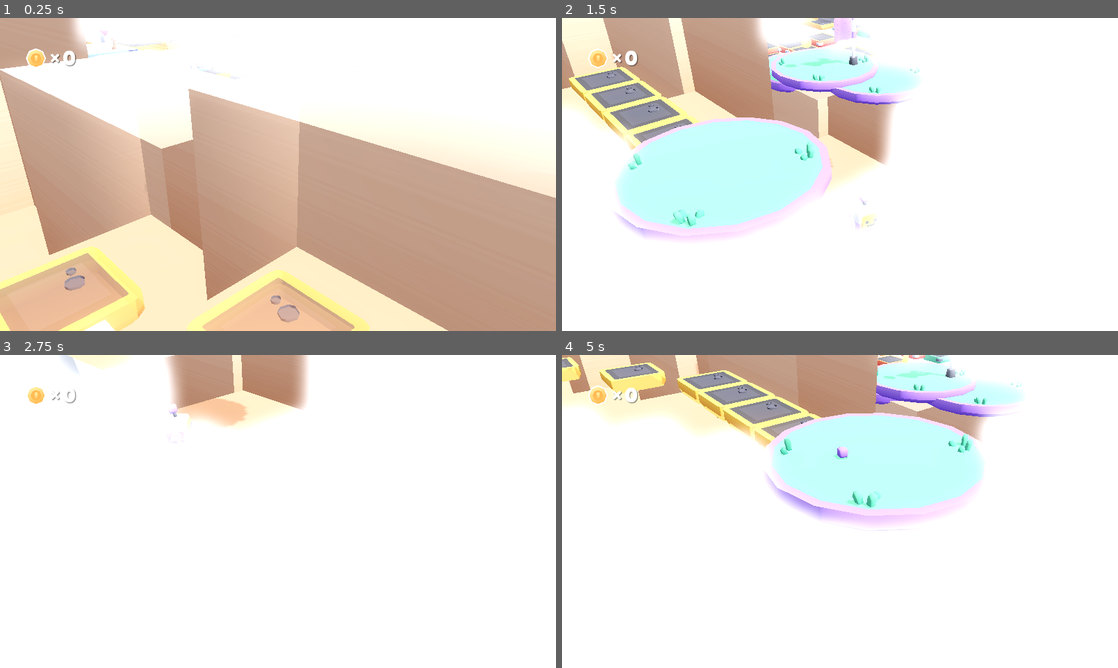
Above: before the commit, frames 1-4 (two rows, left to right).
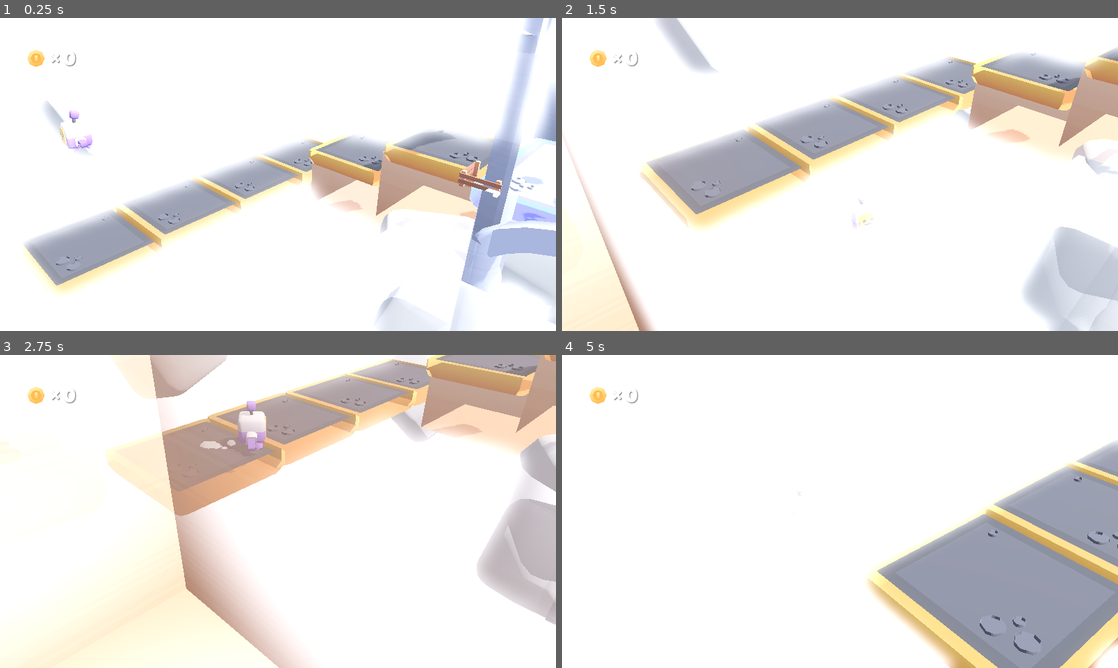
Above: after the commit, the same moments.

Repository: ziOOOtis/LevelDesignPlatformerKit
Game: Godot game, scene res://scenes/Block.tscn
The game is run twice, just before and just after one commit, with the same random seed, the same clock (stepped at 60 frames per second) and the same inputs. Before the commit the project has no main scene; this scene is started directly in both runs.
Inputs:
- Up to frame 1 (0.25 s): no input
- Up to frame 2 (1.5 s): hold D (move_right) 0.53-1.28 s; tap Down (camera_down) at 0.6 s; tap Space (jump) at 0.77 s; hold S (move_back) from 1.28 s (still down); tap Left (camera_left) at 1.35 s
- Up to frame 3 (2.75 s): tap Space (jump) at 1.52 s; release S (move_back) at 2.03 s; hold D (move_right) from 2.03 s (still down); tap Right (camera_right) at 2.1 s
- Up to frame 4 (5 s): release D (move_right) at 2.78 s; hold W (move_forward) 2.78-3.53 s; tap Up (camera_up) at 2.85 s; tap Space (jump) at 3.02, 3.77, 4.52 s; hold A (move_left) from 3.53 s (still down); tap Down (camera_down) at 3.6 s; tap Left (camera_left) at 4.35 s

The runs differ from the first frame. In frame 1, 68% of the frame differs, in the area x 0-100%, y 0-100%; in frame 2, 49%; in frame 3, 40%; in frame 4, 48%.

Commit message:
Fog back

Diff:
--- /dev/null
+++ b/objects/block_way.tscn
@@ -0,0 +1,15 @@
+[gd_scene load_steps=3 format=3 uid="uid://8oy6pvg8fq8g"]
+
+[sub_resource type="BoxMesh" id="BoxMesh_u4th0"]
+
+[sub_resource type="StandardMaterial3D" id="StandardMaterial3D_ra8pj"]
+albedo_color = Color(0.593244, 0.626498, 0.699009, 1)
+distance_fade_mode = 1
+distance_fade_min_distance = 1.5
+distance_fade_max_distance = 12.0
+
+[node name="Block way" type="Node3D"]
+
+[node name="MeshInstance3D" type="MeshInstance3D" parent="."]
+mesh = SubResource("BoxMesh_u4th0")
+surface_material_override/0 = SubResource("StandardMaterial3D_ra8pj")
--- a/objects/fog.tscn
+++ b/objects/fog.tscn
@@ -1,5 +1,6 @@
-[gd_scene load_steps=6 format=4 uid="uid://gv0n8ly1nkv2"]
+[gd_scene load_steps=7 format=4 uid="uid://gv0n8ly1nkv2"]
 
+[ext_resource type="Script" path="res://objects/cloud.gd" id="1_7jyle"]
 [ext_resource type="Texture2D" uid="uid://0odt7cvj574e" path="res://models/core_models/Textures/colormap.png" id="1_niw8w"]
 
 [sub_resource type="StandardMaterial3D" id="StandardMaterial3D_irp2o"]
@@ -42,10 +43,13 @@
 shadow_mesh = SubResource("ArrayMesh_31bk6")
 
 [sub_resource type="StandardMaterial3D" id="StandardMaterial3D_ca160"]
+albedo_color = Color(0.8, 0.8, 0.8, 0.988235)
 distance_fade_mode = 1
-distance_fade_min_distance = 3.0
+distance_fade_min_distance = 3.5
+distance_fade_max_distance = 15.0
 
-[node name="Node3D" type="Node3D"]
+[node name="Fogs" type="Node3D"]
+script = ExtResource("1_7jyle")
 
 [node name="MeshInstance3D" type="MeshInstance3D" parent="."]
 mesh = SubResource("ArrayMesh_8wy8c")
--- a/objects/platform_medium.tscn
+++ b/objects/platform_medium.tscn
@@ -11,7 +11,7 @@
 cull_mode = 2
 albedo_texture = ExtResource("2_1cg04")
 distance_fade_mode = 1
-distance_fade_max_distance = 15.0
+distance_fade_max_distance = 5.0
 
 [node name="platform-medium" instance=ExtResource("1_ihbp6")]
 
--- a/objects/wall.tscn
+++ b/objects/wall.tscn
@@ -10,7 +10,7 @@
 uv1_offset = Vector3(0.5, 0, 0)
 texture_filter = 2
 distance_fade_mode = 1
-distance_fade_min_distance = 1.0
+distance_fade_max_distance = 5.0
 
 [sub_resource type="BoxShape3D" id="BoxShape3D_eauqk"]
 size = Vector3(0.25, 1, 1)
--- a/project.godot
+++ b/project.godot
@@ -12,7 +12,7 @@
 
 config/name="Level Design Starter Kit 3D Platformer"
 config/tags=PackedStringArray("futuregames")
-run/main_scene="res://scenes/sample.tscn"
+run/main_scene="res://scenes/Block.tscn"
 config/features=PackedStringArray("4.3", "Forward Plus")
 boot_splash/bg_color=Color(0.92549, 0.92549, 0.960784, 1)
 boot_splash/image="res://splash-screen.png"
--- a/scenes/Block.tscn
+++ b/scenes/Block.tscn
@@ -34,6 +34,7 @@
 [ext_resource type="PackedScene" uid="uid://ct3jqgtvmr86q" path="res://models/props/block-grass-large.glb" id="35_d1ckt"]
 [ext_resource type="PackedScene" uid="uid://cyvet7kb6y80r" path="res://objects/checkpoint.tscn" id="35_ue1im"]
 [ext_resource type="PackedScene" uid="uid://gv0n8ly1nkv2" path="res://objects/fog.tscn" id="35_wue15"]
+[ext_resource type="PackedScene" uid="uid://8oy6pvg8fq8g" path="res://objects/block_way.tscn" id="36_t2am1"]
 [ext_resource type="PackedScene" uid="uid://b56gvebgs3gqc" path="res://models/props/block-grass-large-slope.glb" id="37_jwj1d"]
 
 [sub_resource type="CameraAttributesPractical" id="CameraAttributesPractical_u8ojw"]
@@ -90,7 +91,7 @@
 camera_attributes = SubResource("CameraAttributesPractical_u8ojw")
 
 [node name="Player" parent="." node_paths=PackedStringArray("view") instance=ExtResource("2_2ho54")]
-transform = Transform3D(-0.436802, 0, -0.899558, 0, 1, 0, 0.899558, 0, -0.436802, 34.0745, 1.86931, 7.6997)
+transform = Transform3D(-0.436802, 0, -0.899558, 0, 1, 0, 0.899558, 0, -0.436802, -12.4856, 1.86931, 7.83892)
 view = NodePath("../View")
 
 [node name="View" type="Node3D" parent="." node_paths=PackedStringArray("target") groups=["View"]]
@@ -274,6 +275,12 @@
 
 [node name="wall5" parent="World/block" instance=ExtResource("13_jbhys")]
 transform = Transform3D(70.9716, 0, 0, 0, 4.30066, 0, 0, 0, 1.98151, -0.758368, -0.572573, 12.3641)
+
+[node name="wall9" parent="World/block" instance=ExtResource("13_jbhys")]
+transform = Transform3D(14.7924, 0, 0, 0, 2.2372, 0, 0, 0, 3.1445, -6.45856, -1.92947, -0.886543)
+
+[node name="wall10" parent="World/block" instance=ExtResource("13_jbhys")]
+transform = Transform3D(14.7924, 0, 0, 0, 1.83919, 0, 0, 0, 3.1445, -9.22306, -2.56593, -0.886543)
 
 [node name="wall2" parent="World/block" instance=ExtResource("13_jbhys")]
 transform = Transform3D(38.0313, 0, 0, 0, 8.05806, 0, 0, 0, 3.45167, 15.6312, -2.70148, 9.55379)
@@ -492,7 +499,7 @@
 transform = Transform3D(3.03109, 0, -1.75, 0, 3.5, 0, 1.75, 0, 3.03109, 4.51038, -4.50012, 0.646848)
 
 [node name="Arch2" parent="." instance=ExtResource("32_e0s5y")]
-transform = Transform3D(3.03109, 0, 1.75, 0, 3.5, 0, -1.75, 0, 3.03109, 3.91523, -4.93359, 0.646848)
+transform = Transform3D(3.03109, 0, 1.75, 0, 3.5, 0, -1.75, 0, 3.03109, 4.04555, -4.93359, 0.516529)
 
 [node name="Arch3" parent="." instance=ExtResource("32_e0s5y")]
 transform = Transform3D(3.03109, 0, -1.75, 0, 3.5, 0, 1.75, 0, 3.03109, -0.210932, -5.36961, 0.646848)
@@ -520,7 +527,7 @@
 transform = Transform3D(1, 0, 0, 0, 1, 0, 0, 0, 1, 12.5362, -3.35532, -0.950808)
 
 [node name="checkpoint2" parent="." instance=ExtResource("35_ue1im")]
-transform = Transform3D(1, 0, 0, 0, 1, 0, 0, 0, 1, 4.52552, 0.483727, -22.2521)
+transform = Transform3D(1, 0, 0, 0, 1, 0, 0, 0, 1, 4.52552, 1.0285, -22.2521)
 
 [node name="platform-grass-large-round4" parent="." instance=ExtResource("16_kuc13")]
 transform = Transform3D(1, 0, 0, 0, 1, 0, 0, 0, 1, 34.0823, 0.496198, 8)
@@ -625,6 +632,9 @@
 [node name="coin3" parent="." instance=ExtResource("17_llxed")]
 transform = Transform3D(1, 0, 0, 0, 1, 0, 0, 0, 1, -2.43545, 2.04568, -0.661574)
 
+[node name="coin6" parent="." instance=ExtResource("17_llxed")]
+transform = Transform3D(1, 0, 0, 0, 1, 0, 0, 0, 1, -2.43545, 0.915464, -8.32763)
+
 [node name="coin4" parent="." instance=ExtResource("17_llxed")]
 transform = Transform3D(1, 0, 0, 0, 1, 0, 0, 0, 1, 8.04566, 0.39645, 22.3856)
 
@@ -634,17 +644,47 @@
 [node name="checkpoint4" parent="." instance=ExtResource("35_ue1im")]
 transform = Transform3D(1, 0, 0, 0, 1, 0, 0, 0, 1, 8.10282, 0.846943, 21.5221)
 
-[node name="Node3D" parent="." instance=ExtResource("35_wue15")]
-transform = Transform3D(5.60823, -1.55296, 0.547858, 1.64676, 5.28876, -1.86579, 0, 1.94456, 5.51205, 3.57243, -6.75323, 1.93175)
-
-[node name="Node3D3" parent="." instance=ExtResource("35_wue15")]
-transform = Transform3D(5.63673, 1.54637, 0, -1.53432, 5.59279, -0.728423, -0.192714, 0.702468, 5.79943, 7.00703, -7.89899, -2.07528)
-
-[node name="Node3D2" parent="." instance=ExtResource("35_wue15")]
-transform = Transform3D(5.845, 0, 0, 0, 5.845, 0, 0, 0, 5.845, 3, -5.22393, -1.78906)
-
-[node name="Node3D4" parent="." instance=ExtResource("35_wue15")]
-transform = Transform3D(5.845, 0, 0, 0, 5.845, 0, 0, 0, 5.845, -2.26774, -5.62539, -0.0331459)
+[node name="Fogs" type="Node3D" parent="."]
+
+[node name="Node3D" parent="Fogs" instance=ExtResource("35_wue15")]
+transform = Transform3D(5.60823, -1.55296, 0.547858, 1.64676, 5.28876, -1.86579, 0, 1.94456, 5.51205, 24.9304, -6.75323, 12.5891)
+
+[node name="Node3D6" parent="Fogs" instance=ExtResource("35_wue15")]
+transform = Transform3D(2.87847, -0.797068, 0.281193, 0.845214, 2.71451, -0.957634, 0, 0.998064, 2.82911, -17.7157, -1.30451, 4.63307)
+
+[node name="Node3D7" parent="Fogs" instance=ExtResource("35_wue15")]
+transform = Transform3D(0.0166695, -1.33263, 2.68772, 1.94678, -2.04016, -1.02362, 2.28249, 1.74982, 0.853441, -12.8261, -2.32611, -5.17221)
+
+[node name="Node3D8" parent="Fogs" instance=ExtResource("35_wue15")]
+transform = Transform3D(0.0227679, -2.56834, 1.5502, 2.99991, 0.0219252, -0.00773478, -0.00470757, 1.55021, 2.56843, -4.2766, -2.77459, 0.646411)
+
+[node name="Node3D9" parent="Fogs" instance=ExtResource("35_wue15")]
+transform = Transform3D(0.0177827, -2.80677, -1.05912, 2.24551, -0.689882, 1.86594, -1.98931, -0.803819, 2.09679, -4.53154, -6.75323, 0.635116)
+
+[node name="Node3D3" parent="Fogs" instance=ExtResource("35_wue15")]
+transform = Transform3D(2.8931, 0.793692, -1.15138e-07, -0.294237, 1.07253, 2.78623, 0.737137, -2.68696, 1.11216, 18.6064, -6.33066, -1.68537)
+
+[node name="Node3D10" parent="Fogs" instance=ExtResource("35_wue15")]
+transform = Transform3D(2.8931, 0.793692, -1.15138e-07, -0.294237, 1.07253, 2.78623, 0.737137, -2.68696, 1.11216, 7.42974, -6.33066, -9.23604)
+
+[node name="Node3D2" parent="Fogs" instance=ExtResource("35_wue15")]
+transform = Transform3D(4.52891, -3.695, 0, 3.695, 4.52891, 0, 0, 0, 5.845, 2.33065, -8.03112, -4.22018)
+
+[node name="Node3D5" parent="Fogs" instance=ExtResource("35_wue15")]
+transform = Transform3D(3.44304, 1.36979, -4.52031, 1.4599, 5.01128, 2.63055, 4.49202, -2.67858, 2.6098, -6.74012, -8.03112, -8.1228)
+
+[node name="Node3D4" parent="Fogs" instance=ExtResource("35_wue15")]
+transform = Transform3D(5.845, 0, 0, 0, 5.37419, -2.29828, 0, 2.29828, 5.37419, -2.26774, -6.61169, 4.28163)
+
+[node name="Block way" parent="." instance=ExtResource("36_t2am1")]
+transform = Transform3D(10.8339, 0, 0, 0, 6.21748, 0, 0, 0, 1.24502, 4.71415, -3.96315, -0.107887)
+
+[node name="Block way3" parent="." instance=ExtResource("36_t2am1")]
+transform = Transform3D(15.309, 0, 0, 0, 3.70088, 0, 0, 0, 3.67374, 7.68116, -3.46803, 2.88102)
+
+[node name="Block way2" parent="." instance=ExtResource("36_t2am1")]
+transform = Transform3D(4.55435, 0, 0, 0, 2.51482, 0, 0, 0, 3.06983, -3.05977, -4.87314, 3.83792)
+visible = false
 
 [connection signal="coin_collected" from="Player" to="HUD" method="_on_coin_collected"]
 [connection signal="reached_goal" from="Player" to="HUD" method="_on_player_reached_goal"]
--- a/scenes/main-environment.tres
+++ b/scenes/main-environment.tres
@@ -28,3 +28,11 @@
 glow_levels/5 = 0.0
 glow_intensity = 0.5
 glow_strength = 0.5
+fog_enabled = true
+fog_mode = 1
+fog_light_energy = 1.2
+fog_density = 0.22
+fog_height = -1.05
+fog_height_density = 0.4
+fog_depth_curve = 0.225313
+fog_depth_begin = 0.0
Not shown: 1 places in scenes/Block.tscn that only renumber resources
